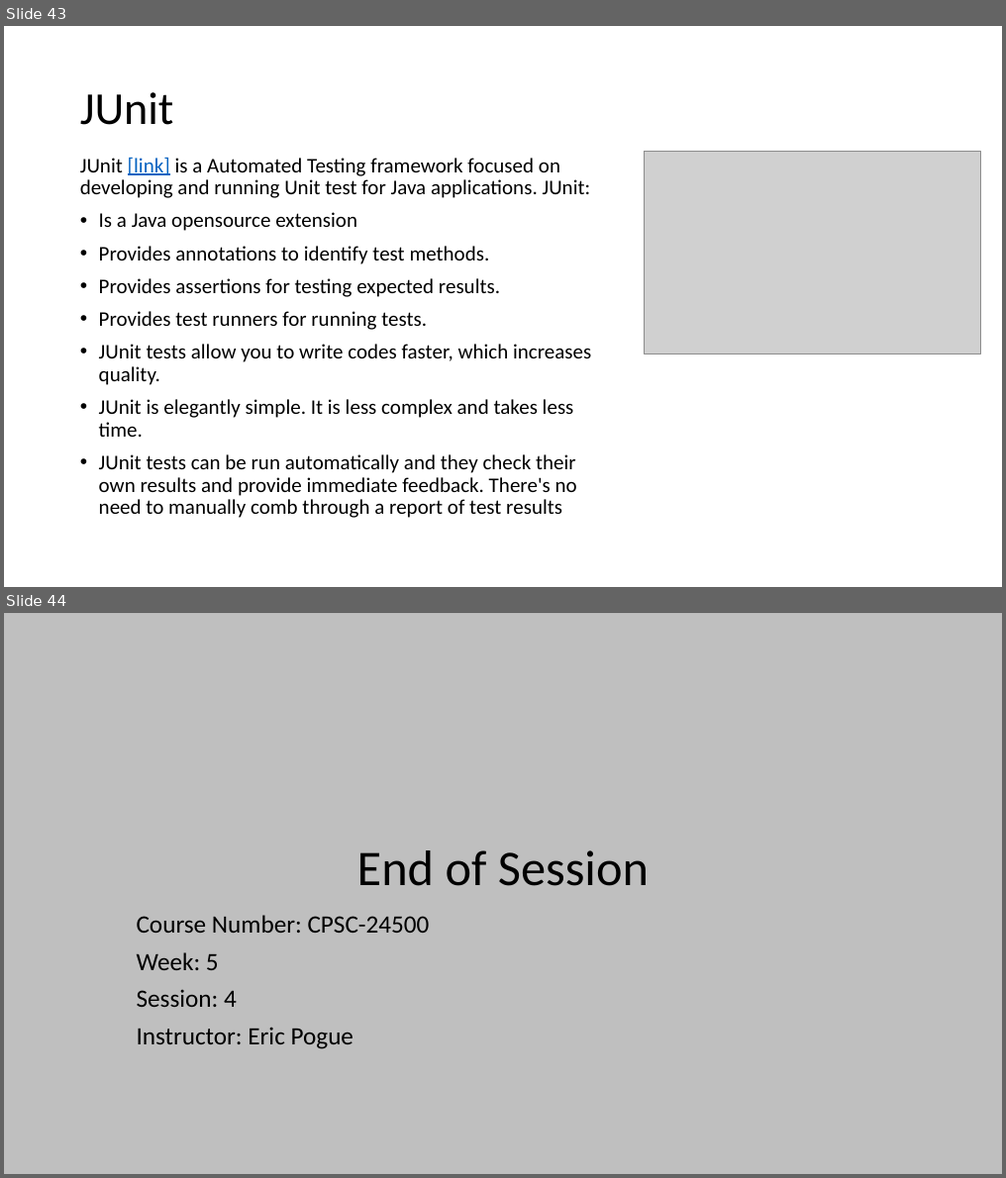
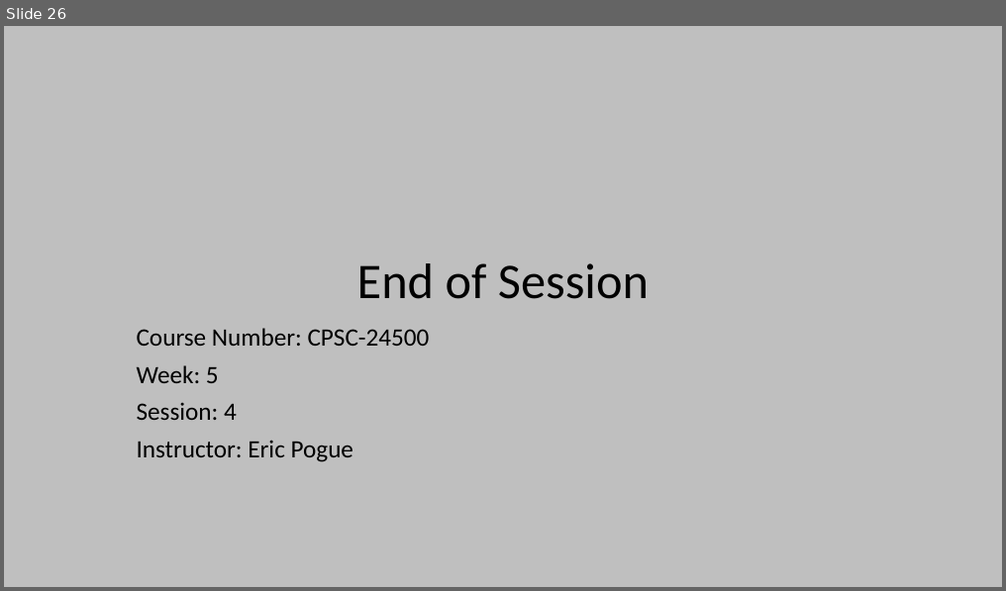
Before and after one commit to EricJPogue/www-epogue-info, a slide deck: CPSC-24500/Week06/2017SpringW06Slides.pptx. Shown one above the other, each under a label of ours: slides 43 and 44 before the commit, slide 26 after it. The pictures are 1006x1178 and 1006x591 pixels, drawn with LibreOffice and Linux fonts; fonts in the diff are those of the drawing; grey boxes stand for pictures. Boxes give left, top, right and bottom in pixels: in the first picture for what was removed or moved away, otherwise in the second. Text is boxed around its words. In the diff, an @@ line names an element or a change of style, - is before the commit and + after.

```diff
--- a/CPSC-24500/Week06/2017SpringW06Slides.pptx
+++ b/CPSC-24500/Week06/2017SpringW06Slides.pptx
@@ slide 43 removed at <box>4,26,1002,587</box>, background #FFFFFF @@
@@ title removed at <box>80,92,174,125</box> @@
-JUnit
@@ text removed at <box>80,157,591,518</box> @@
-JUnit [link] is a Automated Testing framework focused on developing and running Unit test for Java applications. JUnit:
-• Is a Java opensource extension
-• Provides annotations to identify test methods.
-• Provides assertions for testing expected results.
-• Provides test runners for running tests.
-• JUnit tests allow you to write codes faster, which increases quality.
-• JUnit is elegantly simple. It is less complex and takes less time.
-• JUnit tests can be run automatically and they check their own results and provide immediate feedback. There's no need to manually comb through a report of test results
@@ picture removed at <box>645,151,981,354</box> @@
@@ what was slide 44 is now slide 26 @@
```
Also in this commit, not shown: 1 slide changed, 1 slide added, 18 other slides removed, 2 other files.
